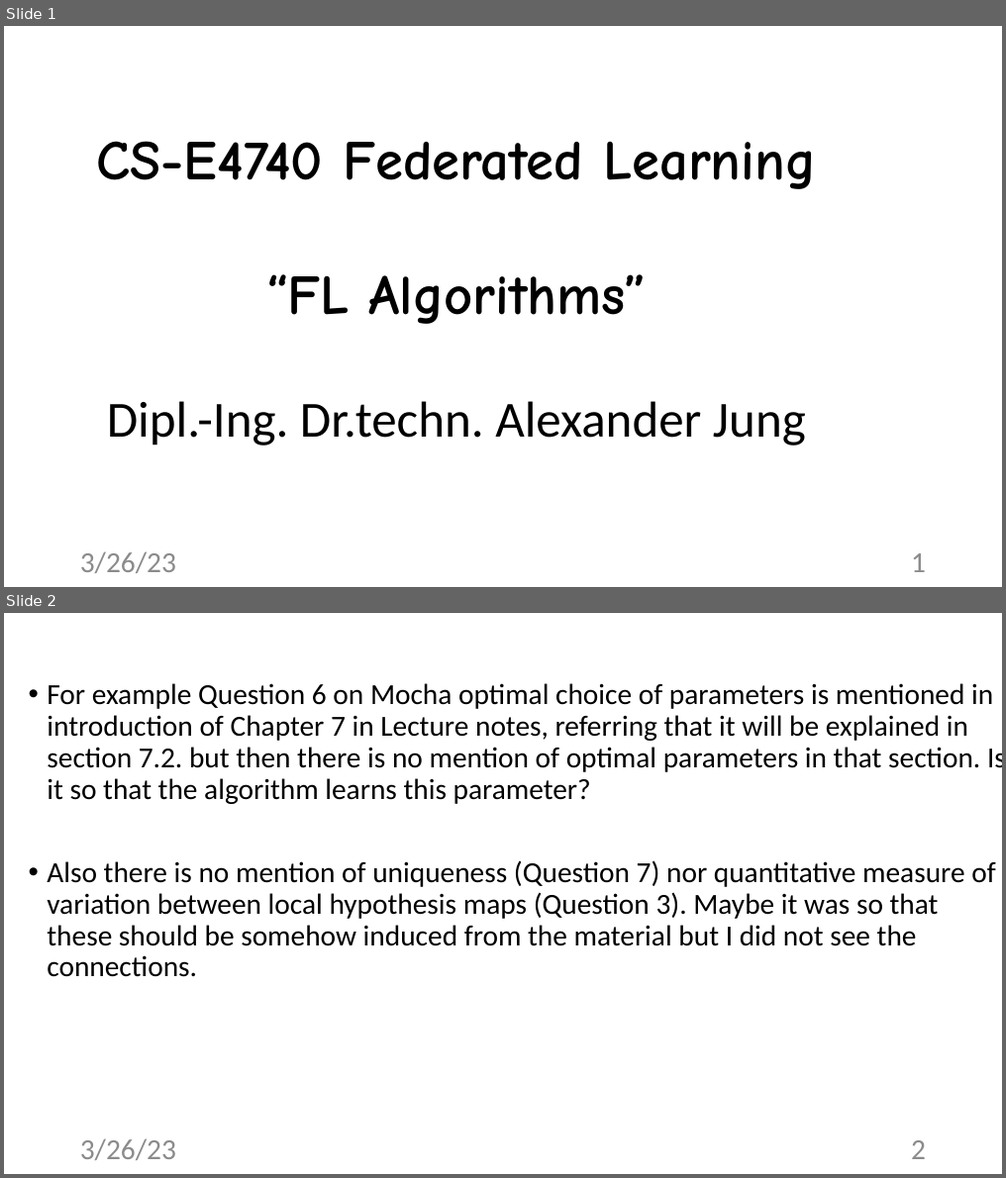
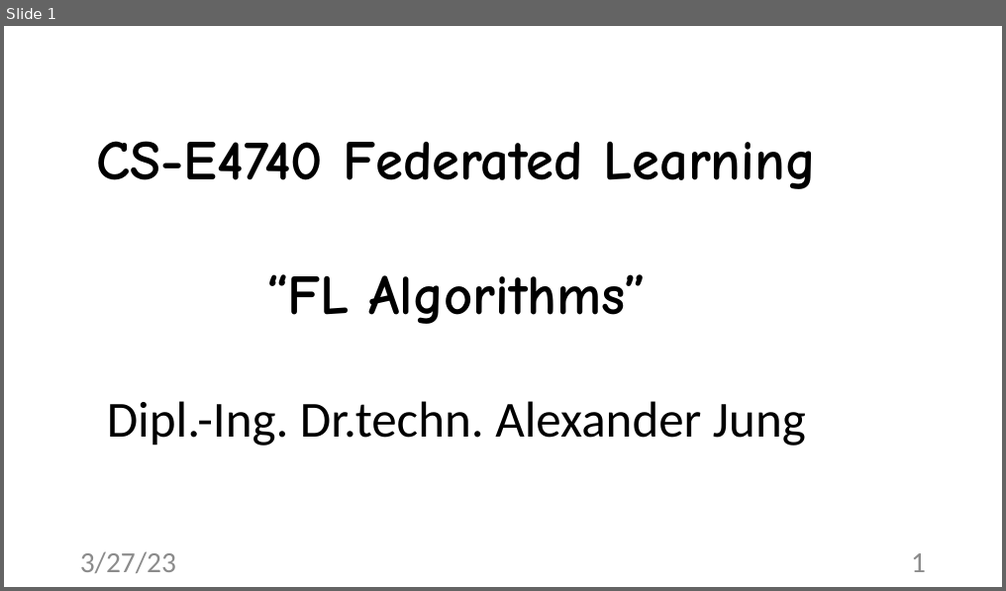
Before and after one commit to alexjungaalto/FederatedLearning, a slide deck: slides/CS-E4740_FLAlgos.pptx. Shown one above the other, each under a label of ours: slides 1 and 2 before the commit, slide 1 after it. The pictures are 1006x1178 and 1006x591 pixels, drawn with LibreOffice and Linux fonts; fonts in the diff are those of the drawing. Boxes give left, top, right and bottom in pixels: in the first picture for what was removed or moved away, otherwise in the second. Text is boxed around its words. In the diff, an @@ line names an element or a change of style, - is before the commit and + after.

Commit message:
developing Section 9 adding quadfunc exericse

```diff
--- a/slides/CS-E4740_FLAlgos.pptx
+++ b/slides/CS-E4740_FLAlgos.pptx
@@ slide 2 removed at <box>4,613,1002,1174</box>, background #FFFFFF @@
@@ text removed at <box>47,683,1002,977</box> @@
-• For example Question 6 on Mocha optimal choice of parameters is mentioned in introduction of Chapter 7 in Lecture notes, referring that it will be explained in section 7.2. but then there is no mention of optimal parameters in that section. Is it so that the algorithm learns this parameter?
-• Also there is no mention of uniqueness (Question 7) nor quantitative measure of variation between local hypothesis maps (Question 3). Maybe it was so that these should be somehow induced from the material but I did not see the connections.
@@ text removed at <box>80,1139,176,1160</box> @@
-3/26/23
@@ page number removed at <box>911,1141,926,1159</box> @@
-2
@@ slide 1 changed as well @@
@@ text at <box>80,552,176,573</box>: text changed @@
-3/26/23
+3/27/23
```
Also in this commit, not shown: 13 other slides changed, 1 slide added, 1 other slide removed, 2 other files.
